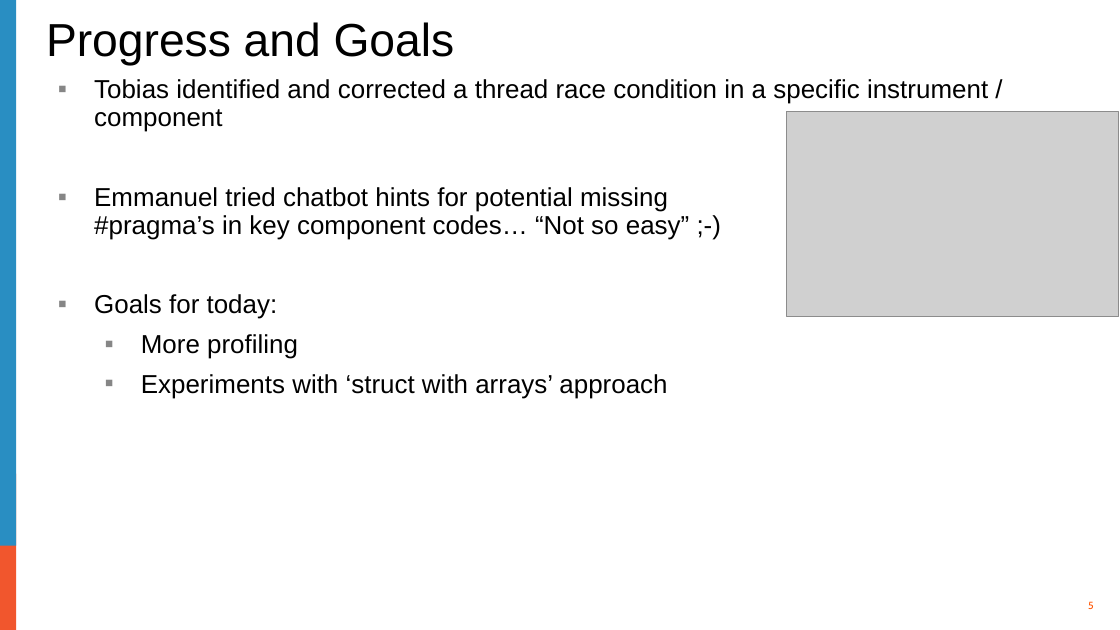
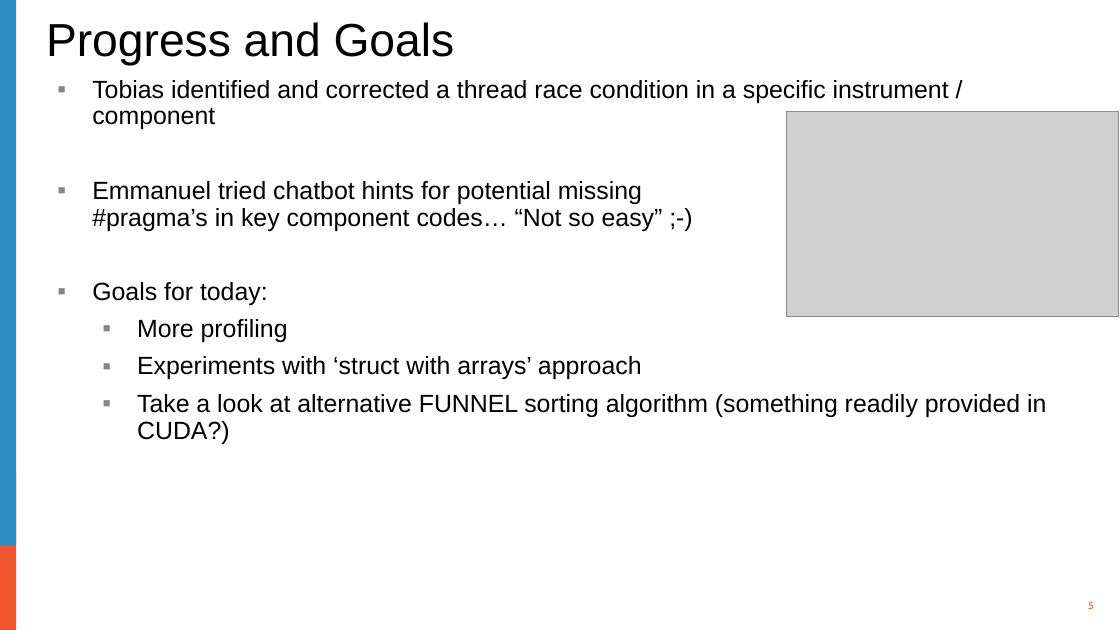
Before and after one commit to mccode-dev/Helmholtz2025, a slide deck: slide 5 of presentations/day3/Helmholtz - McStas day3.pptx. Drawn at 1120x630 pixels with LibreOffice and Linux fonts; fonts in the diff are those of the drawing; grey boxes stand for pictures; background and template pictures are left out. Boxes give left, top, right and bottom in pixels: in the first picture for what was removed or moved away, otherwise in the second. Text is boxed around its words. In the diff, an @@ line names an element or a change of style, - is before the commit and + after.

```diff
--- a/presentations/day3/Helmholtz - McStas day3.pptx
+++ b/presentations/day3/Helmholtz - McStas day3.pptx
@@ text at box(92, 80, 949, 379): size 20 to 19.2 pt in "Tobias identified and corrected a thread race ...", "Emmanuel tried chatbot hints for potential missing ...", "Goals for today:", "More profiling" and 1 more places; indent changed; less space between paragraphs @@
@@ text at box(137, 394, 1046, 444): paragraph added @@
+  ▪ Take a look at alternative FUNNEL sorting algorithm (something readily provided in CUDA?)
```
Also in this commit, not shown: 2 other files.
